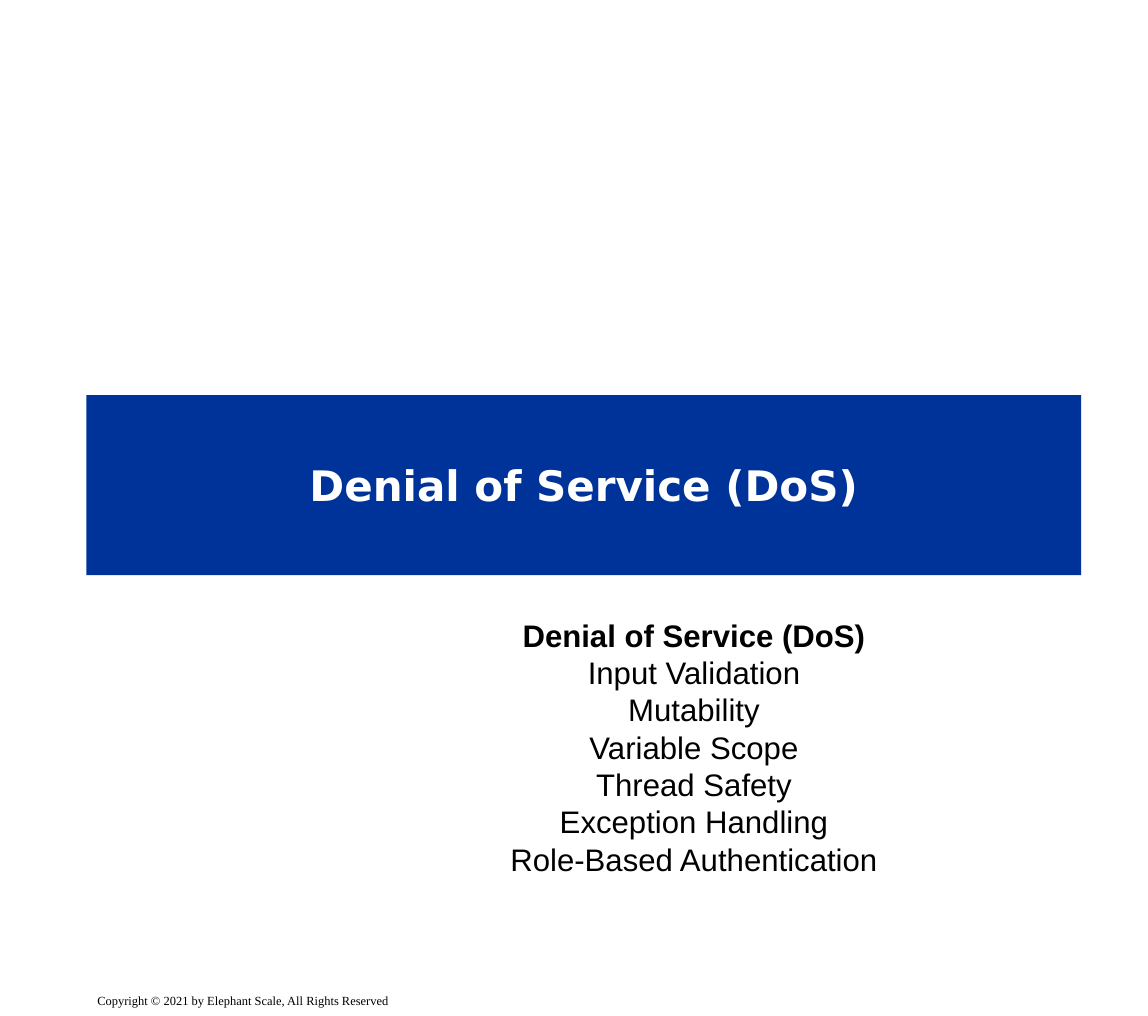
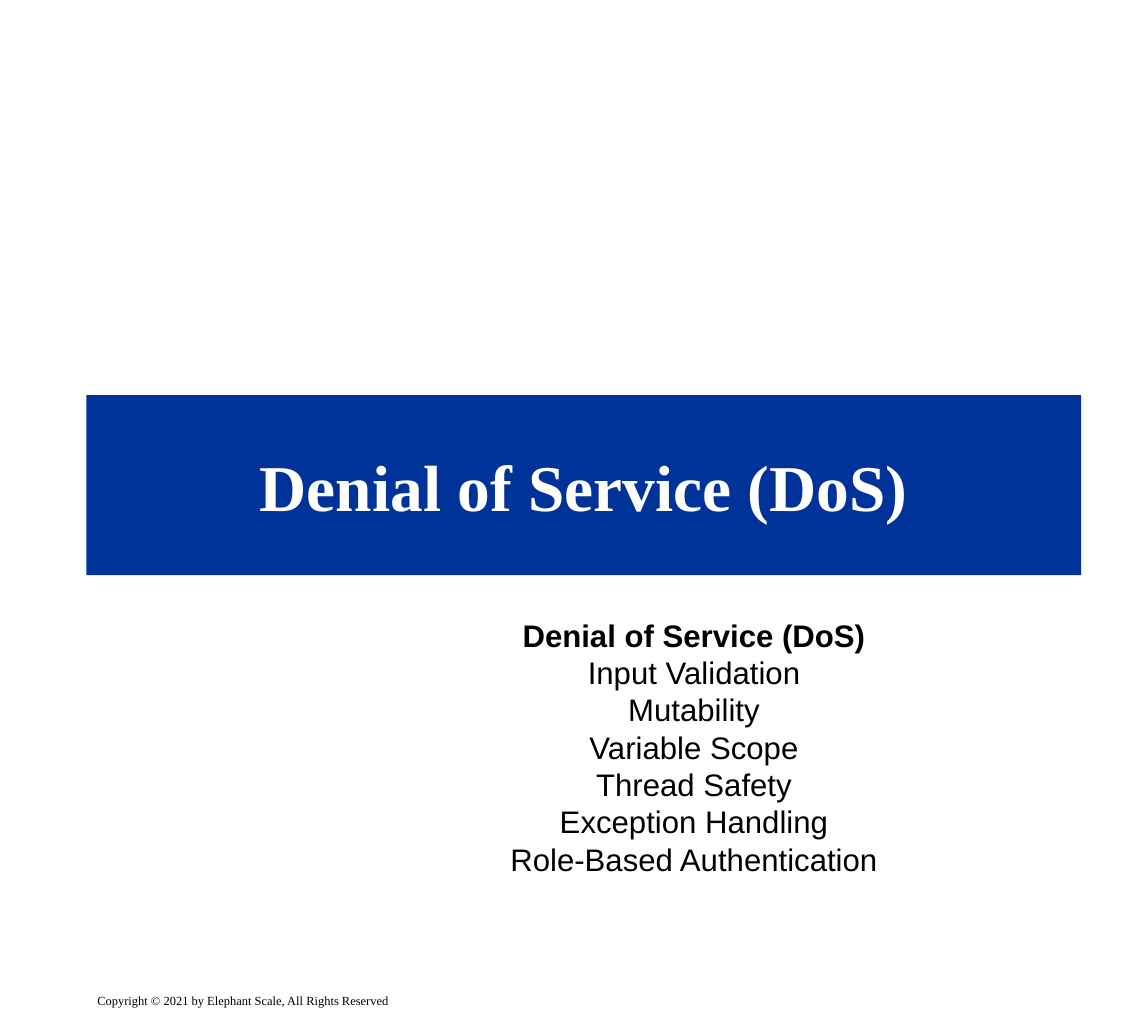
Before and after one commit to elephantscale/es-training-new, a slide deck: slide 3 of secure-coding/slides/delivery/05__Java-Security.pptx. Drawn at 1148x1016 pixels with LibreOffice and Linux fonts; fonts in the diff are those of the drawing; background and template pictures are left out. Boxes give left, top, right and bottom in pixels: in the first picture for what was removed or moved away, otherwise in the second. Text is boxed around its words. In the diff, an @@ line names an element or a change of style, - is before the commit and + after.

```diff
--- a/secure-coding/slides/delivery/05__Java-Security.pptx
+++ b/secure-coding/slides/delivery/05__Java-Security.pptx
@@ title "Denial of Service (DoS)" at [86, 395, 1081, 576]: size 27 to 42 pt, font DejaVu Sans to Times New Roman @@
```
Also in this commit, not shown: 19 other slides changed, 3 other files.
